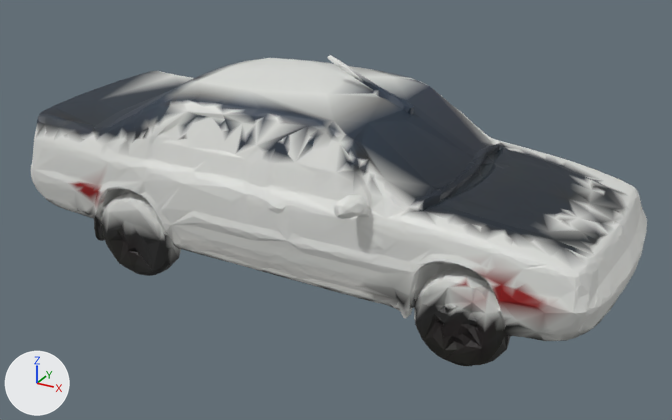
The glTF model public/assets/models/vehicles/peugeot405_lod1.glb, before and after one commit.
One viewpoint serves both versions: a 50 mm lens placed at (314.0, -551.0, 321.0), pointed at (17.0, -12.0, 51.0). Lighting does not change. The marker at lower left points along +X, +Y and +Z. The picture after the commit comes second. Where no turn or scale is listed for an object, it has been applied to the vertices. Vertices at exactly the same position are counted once.

The first picture shows 'geometry_0'.
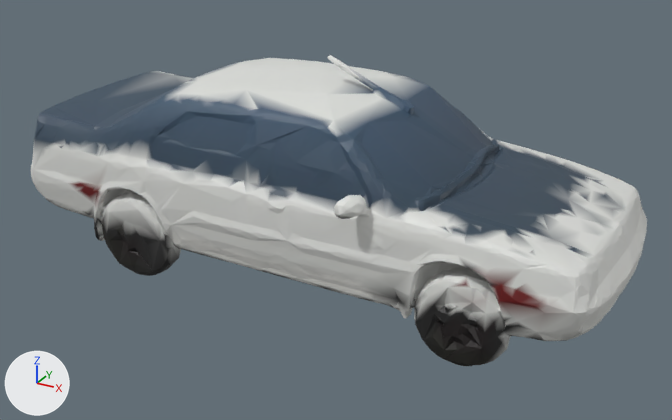
Changed parts and their boxes [x1, y1, x2, y2] in the pictures (672 x 420 px):
part 1 of me_geometry_0, recoloured
    both: [77, 61, 627, 338]
part 2 of me_geometry_0, recoloured
    both: [34, 71, 622, 363]
part 3 of me_geometry_0, recoloured
    both: [33, 60, 629, 340]
part 4 of me_geometry_0, recoloured
    both: [96, 62, 621, 348]
part 5 of me_geometry_0, recoloured
    both: [72, 64, 622, 341]

What the commit changed:
me_geometry_0 has 8433 vertices, 17089 faces and spans x -219.0..227.0, y -105.0..96.0, z -1.0..162.0.
me_geometry_0 is used by ob_geometry_0; location (0.0, 0.0, 0.0).
me_geometry_0 part 1: 1822 faces centred in x -215.0..221.0, y -89.0..80.0, z 14.0..150.0 are repainted in the vertex colours; the middle colour goes from black #222222 to light grey #d9dad6.
me_geometry_0 part 2: 3183 faces centred in x -211.0..207.0, y -102.0..90.0, z 0.0..147.0 are repainted in the vertex colours; the middle colour goes from dark blue #1c2632 to dark blue #384b5c.
me_geometry_0 part 3: 2287 faces centred in x -216.0..226.0, y -104.0..95.0, z 15.0..152.0 are repainted in the vertex colours; the middle colour goes from light grey #cbcbc7 to light grey #cbcdc8.
me_geometry_0 part 4: 2085 faces centred in x -212.0..219.0, y -86.0..71.0, z 10.0..139.0 are repainted in the vertex colours; the middle colour goes from black #222222 to light grey #d8dad6.
me_geometry_0 part 5: 1419 faces centred in x -210.0..214.0, y -90.0..81.0, z 9.0..150.0 are repainted in the vertex colours; the middle colour goes from grey #787776 to grey #a0a19f.
